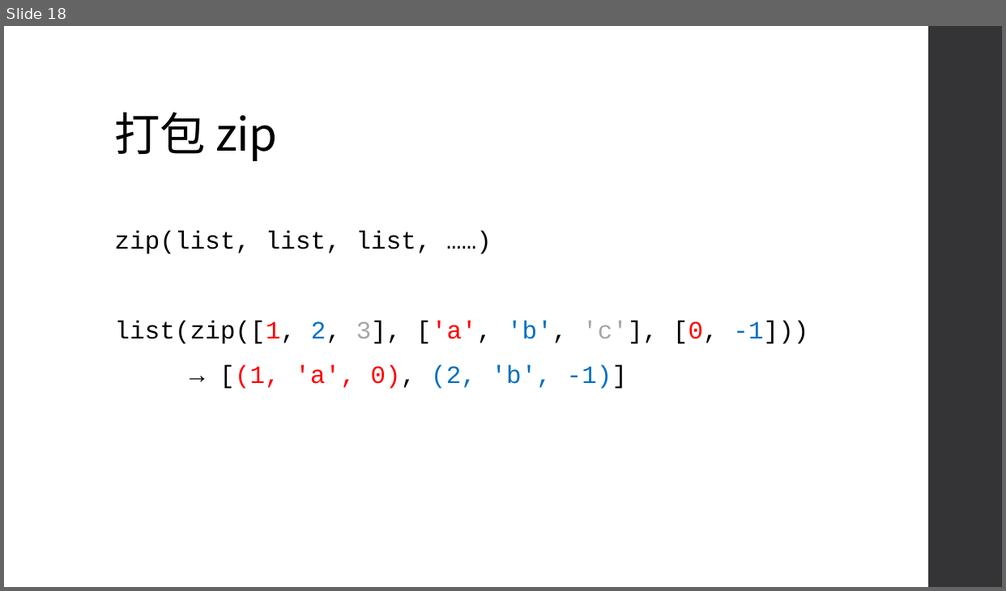
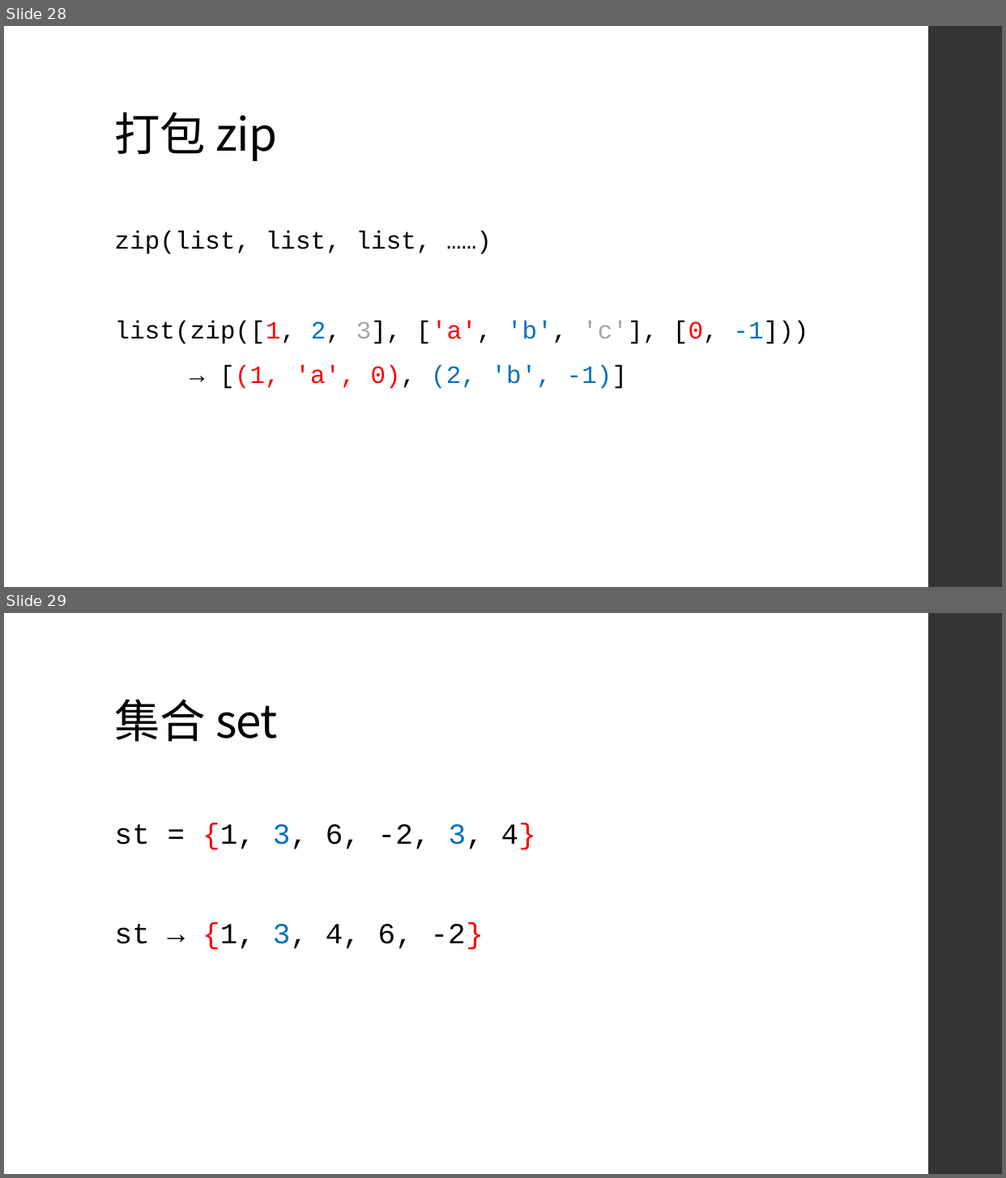
Before and after one commit to an920107/ServiceLearning, a slide deck: Class 5.pptx. Shown one above the other, each under a label of ours: slide 18 before the commit, slides 28 and 29 after it. The pictures are 1006x591 and 1006x1178 pixels, drawn with LibreOffice and Linux fonts; fonts in the diff are those of the drawing. Boxes give left, top, right and bottom in pixels: in the first picture for what was removed or moved away, otherwise in the second. Text is boxed around its words. In the diff, an @@ line names an element or a change of style, - is before the commit and + after.

```diff
--- a/Class 5.pptx
+++ b/Class 5.pptx
@@ slide 29 added at [4,613,1002,1174], background #FFFFFF; not listed: 1 template element that a slide beside it also shows @@
@@ title added at [115,699,278,742], 44 pt, text #000000 @@
+集合 set
@@ text added at [115,824,536,950], 28 pt, text #000000 @@
+st = {1, 3, 6, -2, 3, 4}
+st → {1, 3, 4, 6, -2}
@@ what was slide 18 is now slide 28 @@
```
Also in this commit, not shown: 1 slide changed, 29 other slides added.
